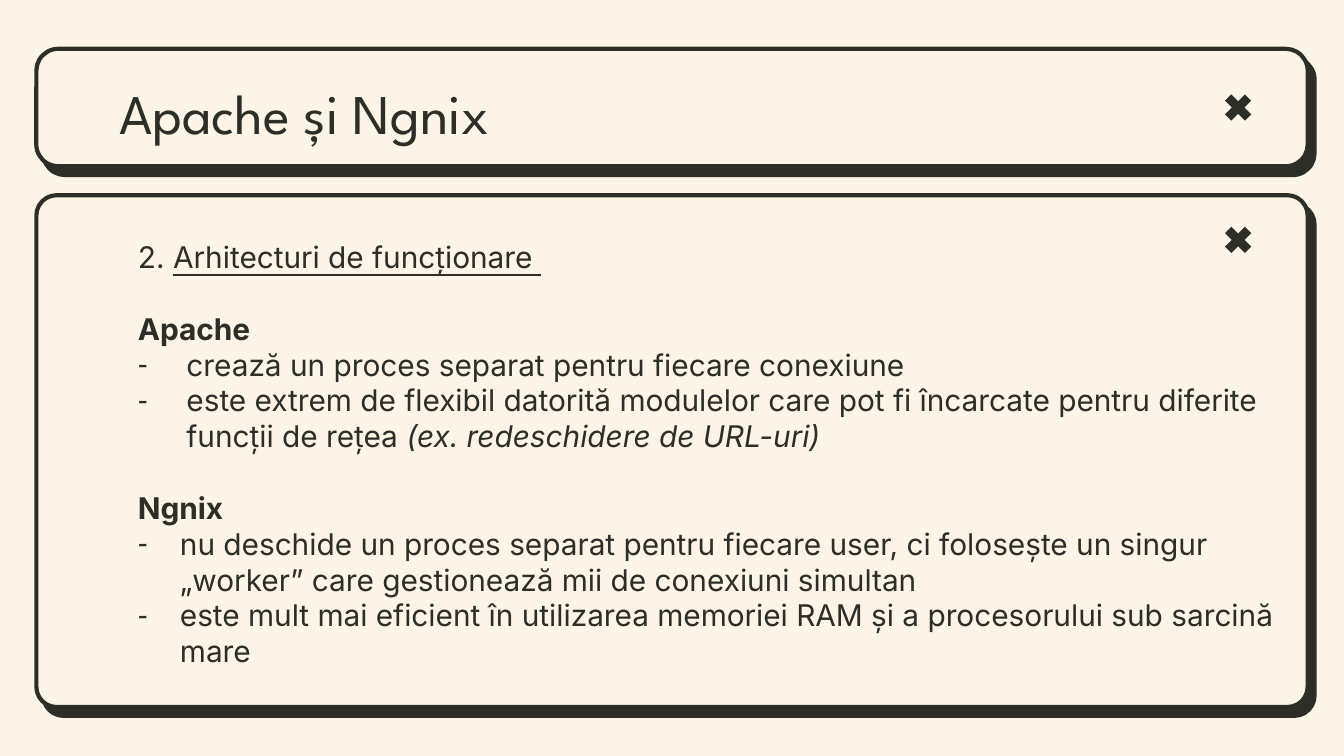
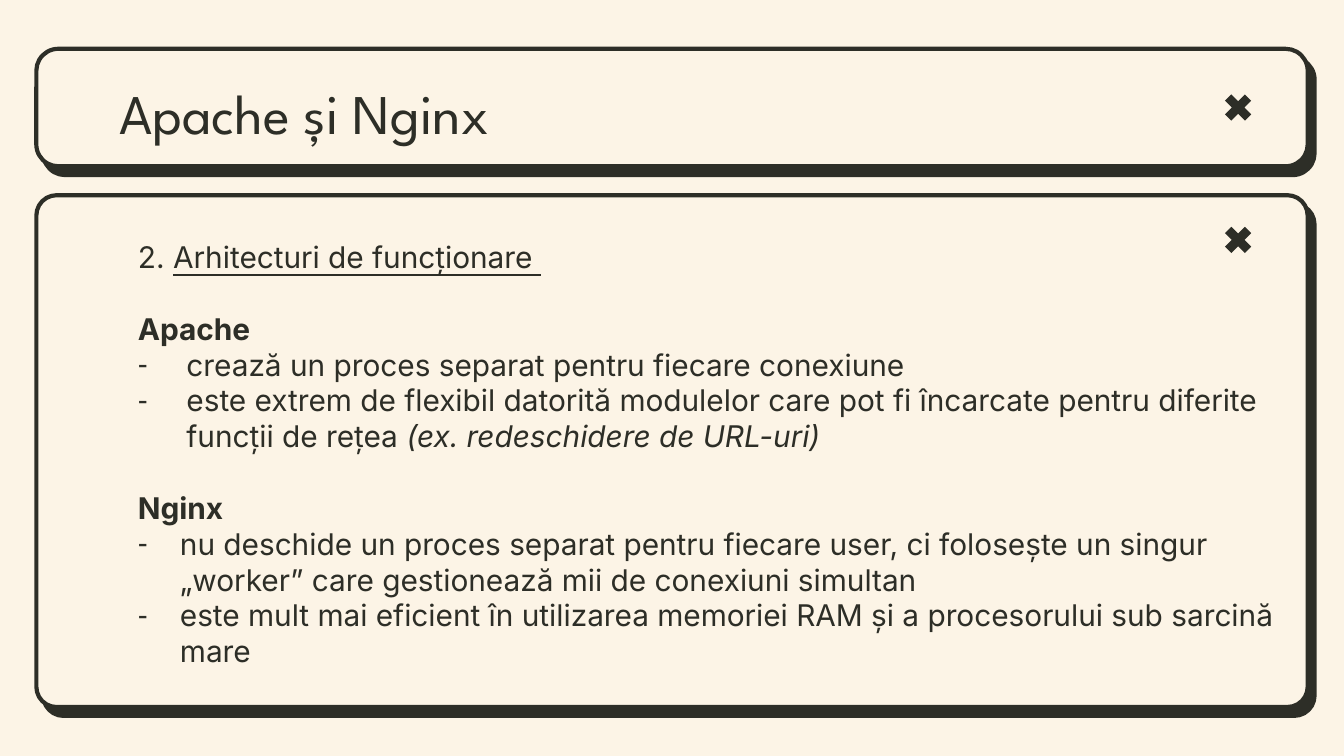
Before and after one commit to alescsc/Facultate, a slide deck: slide 7 of An2/sem1/RC/PROIECT_RC.pptx. Drawn at 1344x756 pixels with LibreOffice and Linux fonts; fonts in the diff are those of the drawing; background and template pictures are left out. Boxes give left, top, right and bottom in pixels: in the first picture for what was removed or moved away, otherwise in the second. Text is boxed around its words. In the diff, an @@ line names an element or a change of style, - is before the commit and + after.

```diff
--- a/An2/sem1/RC/PROIECT_RC.pptx
+++ b/An2/sem1/RC/PROIECT_RC.pptx
@@ title at bbox=[119, 95, 489, 147]: text changed @@
-Apache și Ngnix
+Apache și Nginx
@@ subtitle at bbox=[138, 496, 223, 525]: text changed @@
-Ngnix
+Nginx
```
Also in this commit, not shown: 1 other slide changed, 7 other files.
